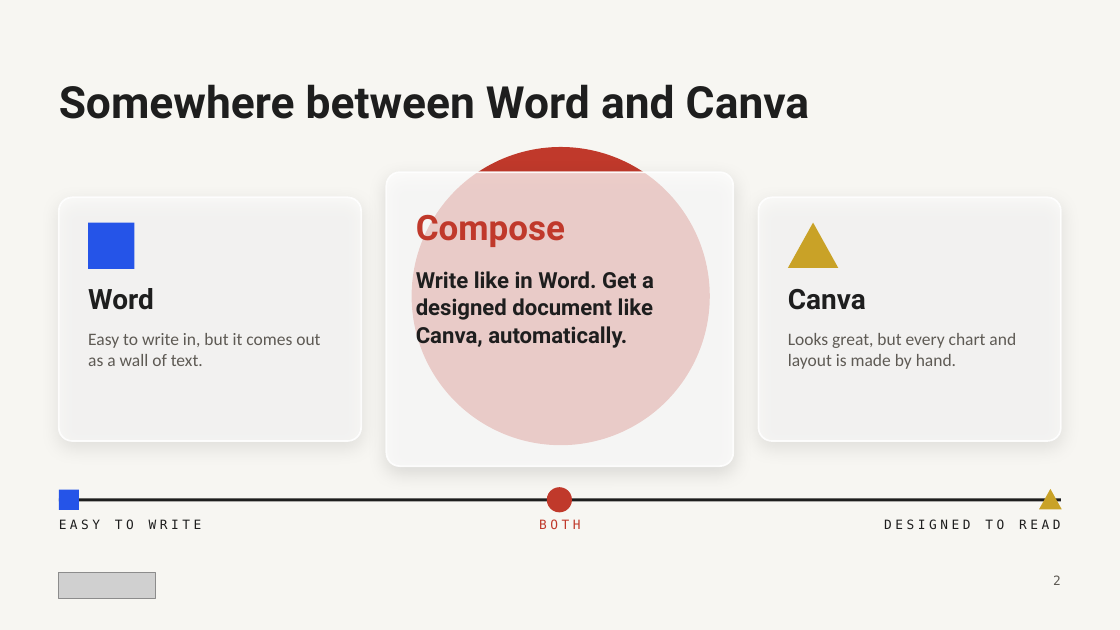
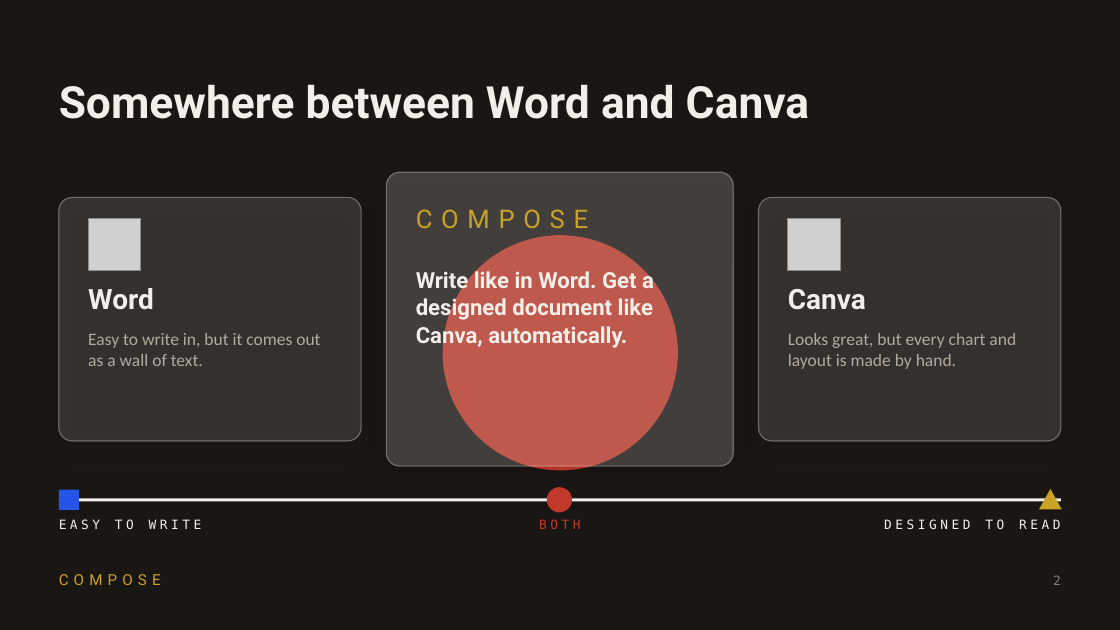
Before and after one commit to PanotAbhay/aihackathon, a slide deck: slide 2 of pitch/Compose-pitch.pptx. Drawn at 1120x630 pixels with LibreOffice and Linux fonts; fonts in the diff are those of the drawing; grey boxes stand for pictures. Boxes give left, top, right and bottom in pixels: in the first picture for what was removed or moved away, otherwise in the second. Text is boxed around its words. In the diff, an @@ line names an element or a change of style, - is before the commit and + after.

Commit message:
Put the pitch deck in the original dark scheme with the COMPOSE wordmark
Warm near-black background and cream text from the original deck's theme, smoked
glass cards, the app's gold COMPOSE wordmark (as in the top bar) in place of the
logo image, and the Word and Canva app icons on the positioning slide.

```diff
--- a/pitch/Compose-pitch.pptx
+++ b/pitch/Compose-pitch.pptx
@@ background #F7F6F2 to #1A1613 @@
@@ rounded rectangle at [386,172,734,466]: fill #FFFFFF at 75% opacity to #FFFFFF at 18% opacity; outline #FFFFFF 1.5 pt to #FFFFFF 1 pt; shadow changed @@
@@ rounded rectangle at [59,197,361,441]: fill #FFFFFF at 58% opacity to #FFFFFF at 12% opacity; outline #FFFFFF 1.5 pt to #FFFFFF 1 pt; shadow changed @@
@@ text at [416,209,588,228]: text changed; size 30 to 22 pt; text colour #C0392B to #C9A227; bold off @@
-Compose
+COMPOSE
@@ text "COMPOSE" at [416,209,588,228]: vertical alignment top to middle @@
@@ rounded rectangle at [759,197,1061,441]: fill #FFFFFF at 58% opacity to #FFFFFF at 12% opacity; outline #FFFFFF 1.5 pt to #FFFFFF 1 pt; shadow changed @@
@@ rectangle removed at [88,223,134,269] @@
@@ picture added at [88,218,140,271] @@
@@ ellipse: place and size @@
-ellipse at [412,147,710,445]
+ellipse at [443,235,678,471]
@@ triangle removed at [788,223,839,268] @@
@@ picture added at [788,218,840,271] @@
@@ text "Easy to write in, but ..." at [88,333,320,366]: text colour #5E5A54 to #B3AA9E @@
@@ text "Looks great, but every chart ..." at [788,333,1016,369]: text colour #5E5A54 to #B3AA9E @@
@@ line (59, 500) - (1061, 500): stroke #1E1E1E 2.5 pt to #F2EFE9 2.5 pt @@
@@ text colour #1E1E1E to #F2EFE9 in 6 elements at [59,84,810,119], [88,288,154,310], [788,289,866,310], [416,267,654,350], [59,519,202,529], [884,519,1060,529] @@
@@ picture removed at [59,573,155,598] @@
@@ text added at [59,574,161,585], 13 pt, text #C9A227 @@
+COMPOSE
@@ text "2" at [1053,575,1061,585]: text colour #5E5A54 to #8A8177 @@
```
Also in this commit, not shown: 6 other slides changed, 1 other file.
